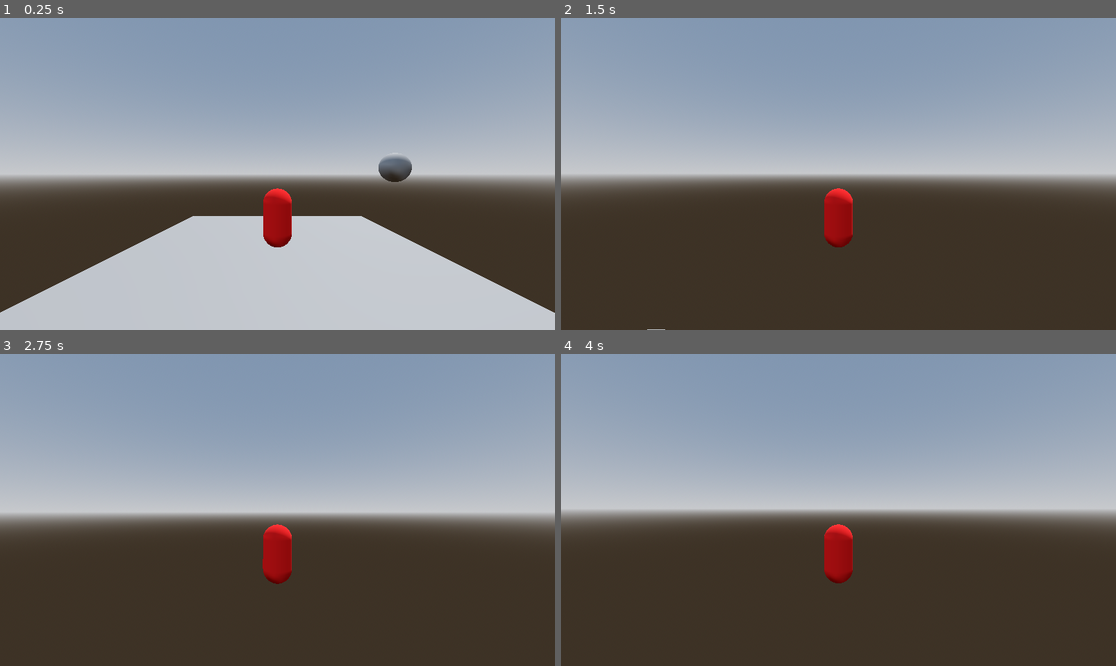
Above: before the commit, frames 1-4 (two rows, left to right).
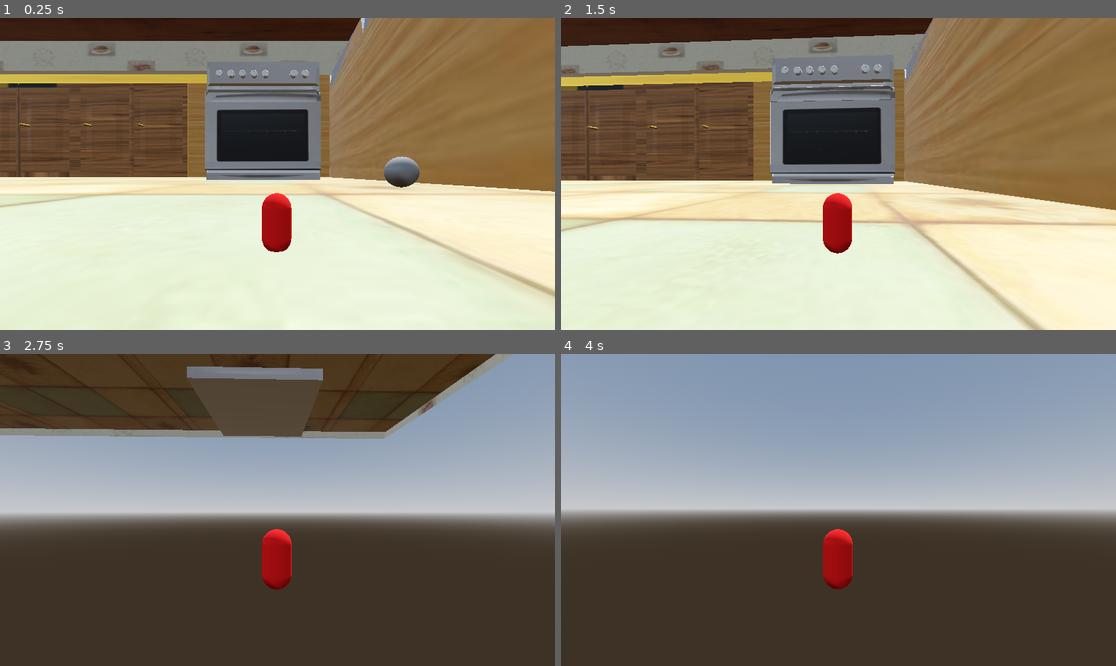
Above: after the commit, the same moments.

Repository: Posh-Sloth-Games/Sandwich
Game: Godot game, scene res://world.tscn
The game is run twice, just before and just after one commit, with the same random seed, the same clock (stepped at 60 frames per second) and the same inputs.
Inputs (mouse positions are in pixels of both pictures, inside the frame that each line leads up to):
- Up to frame 1 (0.25 s): no input
- Up to frame 2 (1.5 s): move the mouse to (866, 174) at 0.52 s; hold Up (forward) from 0.53 s (still down); tap Space (jump) at 0.77 s; move the mouse to (810, 174) at 1.27 s
- Up to frame 3 (2.75 s): keep holding Up (forward); tap Space (jump) at 1.52 s; move the mouse to (288, 503) at 2.02 s
- Up to frame 4 (4 s): keep holding Up (forward); move the mouse to (832, 516) at 2.77 s; tap Space (jump) at 3.02, 3.77 s; move the mouse to (877, 513) at 3.52 s

The runs differ from the first frame. In frame 1, 99% of the frame differs, in the area x 0-100%, y 0-100%; in frame 2, 99%; in frame 3, 22%; in frame 4, 0.4%.

Commit message:
saved kitchen

Diff:
--- a/world.tscn
+++ b/world.tscn
@@ -1,7 +1,8 @@
-[gd_scene load_steps=8 format=3 uid="uid://bj6en0rifvn3w"]
+[gd_scene load_steps=9 format=3 uid="uid://bj6en0rifvn3w"]
 
 [ext_resource type="PackedScene" uid="uid://7g122hkiaaa7" path="res://player.tscn" id="1_17os3"]
 [ext_resource type="PackedScene" uid="uid://bkudgbxm6erfe" path="res://ragdoll.tscn" id="2_tdxuf"]
+[ext_resource type="PackedScene" uid="uid://doc77bh45ky2m" path="res://kitchen.glb" id="3_a5buy"]
 
 [sub_resource type="ProceduralSkyMaterial" id="ProceduralSkyMaterial_kocjt"]
 sky_horizon_color = Color(0.64625, 0.65575, 0.67075, 1)
@@ -22,6 +23,7 @@
 size = Vector3(10, 0.1, 10)
 
 [node name="World" type="Node3D"]
+transform = Transform3D(1, 0, 0, 0, 1, 0, 0, 0, 1, -0.0267534, -0.155748, 0.103453)
 
 [node name="WorldEnvironment" type="WorldEnvironment" parent="."]
 environment = SubResource("Environment_scr7t")
@@ -30,6 +32,7 @@
 transform = Transform3D(-0.866023, -0.433016, 0.250001, 0, 0.499998, 0.866027, -0.500003, 0.749999, -0.43301, 0, 0, 0)
 
 [node name="Player" parent="." instance=ExtResource("1_17os3")]
+transform = Transform3D(1, 0, 0, 0, 1, 0, 0, 0, 1, -0.0377808, 0.186474, -0.240765)
 
 [node name="RigidBody3D_Template" parent="." instance=ExtResource("2_tdxuf")]
 transform = Transform3D(1, 0, 0, 0, 1, 0, 0, 0, 1, 4.03321, 3.00684, 0)
@@ -38,7 +41,12 @@
 transform = Transform3D(1, 0, 0, 0, 1, 0, 0, 0, 1, 0, -0.05, 0)
 
 [node name="MeshInstance3D" type="MeshInstance3D" parent="Floor"]
+transform = Transform3D(1, 0, 0, 0, 1, 0, 0, 0, 1, 0.110215, -4.76837e-07, 0.0576248)
+visible = false
 mesh = SubResource("BoxMesh_0ye38")
 
 [node name="CollisionShape3D" type="CollisionShape3D" parent="Floor"]
 shape = SubResource("BoxShape3D_l0ed6")
+
+[node name="kitchen" parent="." instance=ExtResource("3_a5buy")]
+transform = Transform3D(25, 0, 0, 0, 25, 0, 0, 0, 25, 0.406642, 26.0451, -117.546)
